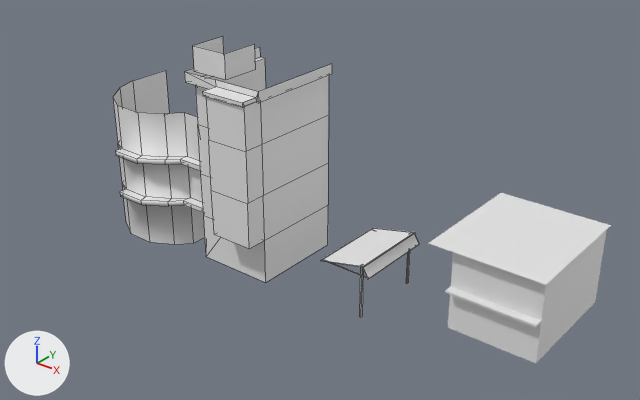
The Blender file Assets/praça das aguas/predios/conjunto casa11.blend as it was, and as the next commit left it.
One viewpoint serves both versions: a 50 mm lens placed at (49.2, -47.8, 38.5), pointed at (8.6, 3.0, 7.1). Lighting does not change. The marker at lower left points along +X, +Y and +Z. Mesh edges are drawn as thin lines on the coarser meshes. Materials are left out; every surface is plain grey.
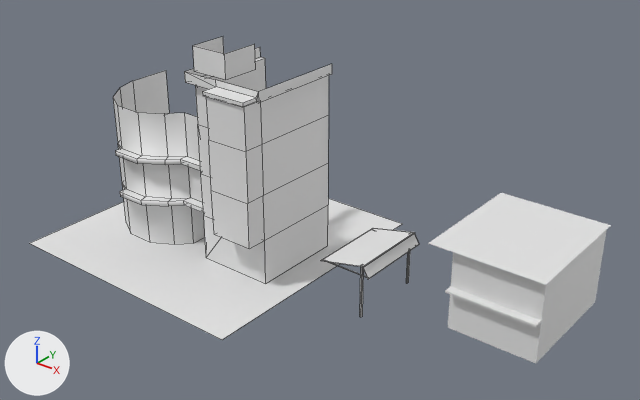
Location of each change, [x1, y1, x2, y2] in pixels of the pictures (640 x 400 px; the box of a moved part takes in the faces that stretch with it):
'Cube', reshaped (70% wider, 24% taller)
    before: [113, 37, 332, 282]
    after: [30, 37, 402, 340]
part 1 of me_cube_001, moved or reshaped
    before: [202, 87, 328, 282]
    after: [30, 87, 402, 340]

The change in detail:
me_cube_001 is used by ob_cube; location (0.0, 0.0, 1.15).
me_cube_001 had 127 vertices, 107 faces and spanned x -13.9..6.3, y -3.0..7.3, z -1.1..17.9.
me_cube_001 now has 127 vertices, 104 faces and spans x -15.4..8.8, y -9.1..15.1, z -1.1..17.9.
Part 1, on me_cube_001:
5 vertices are removed from x -1.0..6.1, y -3.0..7.3, z -1.0..15.3.
13 faces are deleted.
3 vertices in x -1.0..6.0, y -1.0..7.3, z -1.0 move by (0.0, 0.0, -0.1).
5 vertices are added at (-1.0, 7.3, -1.1), (-15.4, -9.1, -1.1), (8.8, -9.1, -1.1), (-15.4, 15.1, -1.1), (8.8, 15.1, -1.1).
10 new faces join them.
